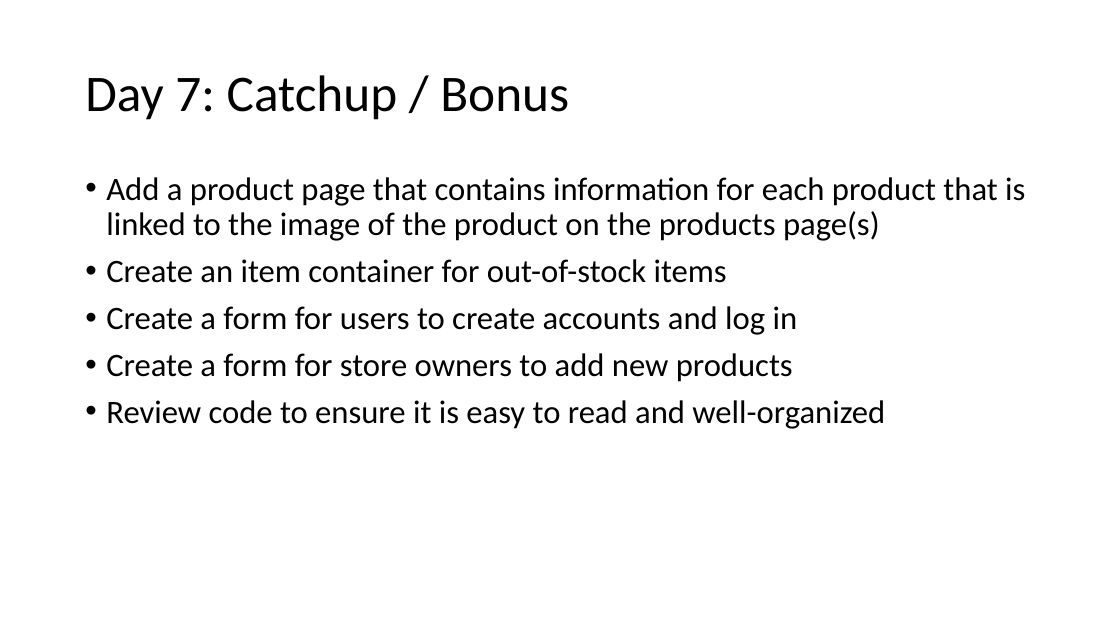
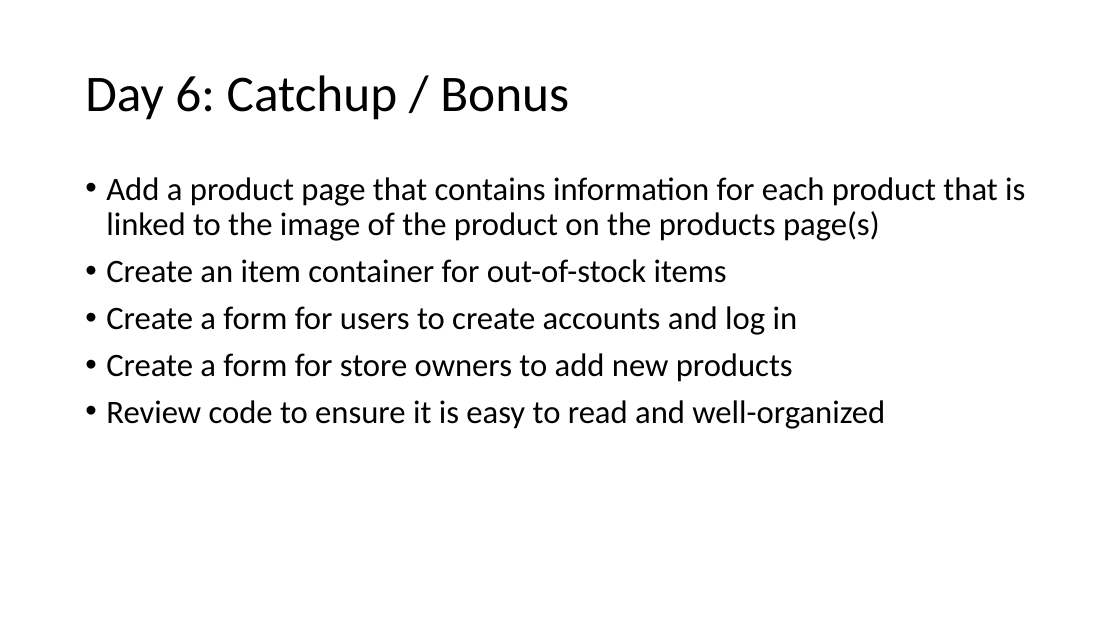
Before and after one commit to MrJoshGross/Course-Curricular-Material, a slide deck: slide 16 of Computer Science Principles/Projects/Project 3/Project 3 Checklist.pptx. Drawn at 1120x630 pixels with LibreOffice and Linux fonts; fonts in the diff are those of the drawing. Boxes give left, top, right and bottom in pixels: in the first picture for what was removed or moved away, otherwise in the second. Text is boxed around its words. In the diff, an @@ line names an element or a change of style, - is before the commit and + after.

```diff
--- a/Computer Science Principles/Projects/Project 3/Project 3 Checklist.pptx
+++ b/Computer Science Principles/Projects/Project 3/Project 3 Checklist.pptx
@@ title at (85,75,569,120): text changed @@
-Day 7: Catchup / Bonus
+Day 6: Catchup / Bonus
```
Also in this commit, not shown: 4 other slides changed.
